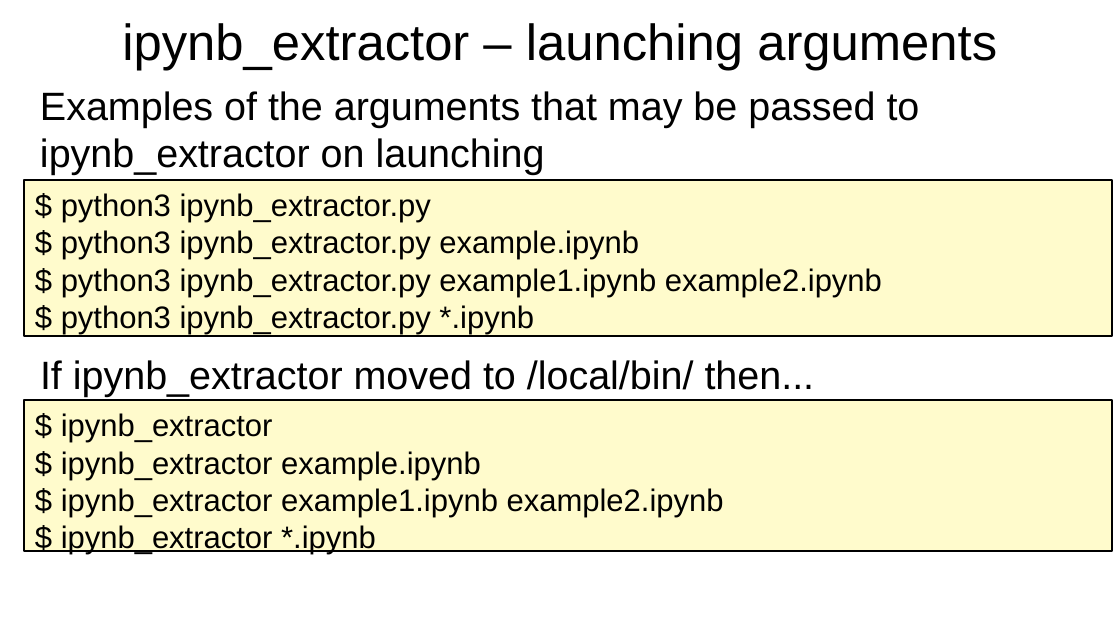
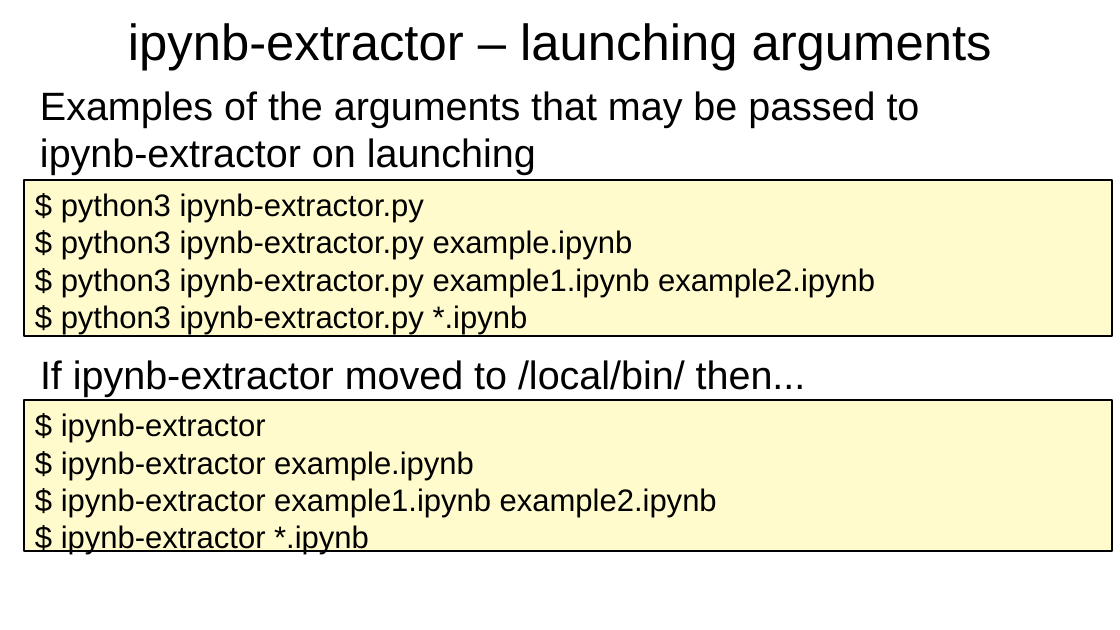
Before and after one commit to irsbugs/ipynb-extractor, a slide deck: slide 13 of ipynb_extractor_presentation.odp. Drawn at 1120x630 pixels with LibreOffice and Linux fonts; fonts in the diff are those of the drawing. Boxes give left, top, right and bottom in pixels: in the first picture for what was removed or moved away, otherwise in the second. Text is boxed around its words. In the diff, an @@ line names an element or a change of style, - is before the commit and + after.

Commit message:
update-extractor

```diff
--- a/ipynb_extractor_presentation.odp
+++ b/ipynb_extractor_presentation.odp
@@ title at box(128, 23, 992, 71): text changed @@
-ipynb_extractor – launching arguments
+ipynb-extractor – launching arguments
@@ text at box(40, 91, 920, 175): text changed @@
-Examples of the arguments that may be passed to ipynb_extractor on launching
+Examples of the arguments that may be passed to ipynb-extractor on launching
@@ text in rectangle at box(61, 193, 875, 334): text changed @@
-$ python3 ipynb_extractor.py
-$ python3 ipynb_extractor.py example.ipynb
-$ python3 ipynb_extractor.py example1.ipynb example2.ipynb
-$ python3 ipynb_extractor.py *.ipynb
+$ python3 ipynb-extractor.py
+$ python3 ipynb-extractor.py example.ipynb
+$ python3 ipynb-extractor.py example1.ipynb example2.ipynb
+$ python3 ipynb-extractor.py *.ipynb
@@ text at box(40, 360, 806, 397): text changed @@
-If ipynb_extractor moved to /local/bin/ then...
+If ipynb-extractor moved to /local/bin/ then...
@@ text in rectangle at box(61, 413, 717, 555): text changed @@
-$ ipynb_extractor
-$ ipynb_extractor example.ipynb
-$ ipynb_extractor example1.ipynb example2.ipynb
-$ ipynb_extractor *.ipynb
+$ ipynb-extractor
+$ ipynb-extractor example.ipynb
+$ ipynb-extractor example1.ipynb example2.ipynb
+$ ipynb-extractor *.ipynb
```
Also in this commit, not shown: 9 other slides changed.
